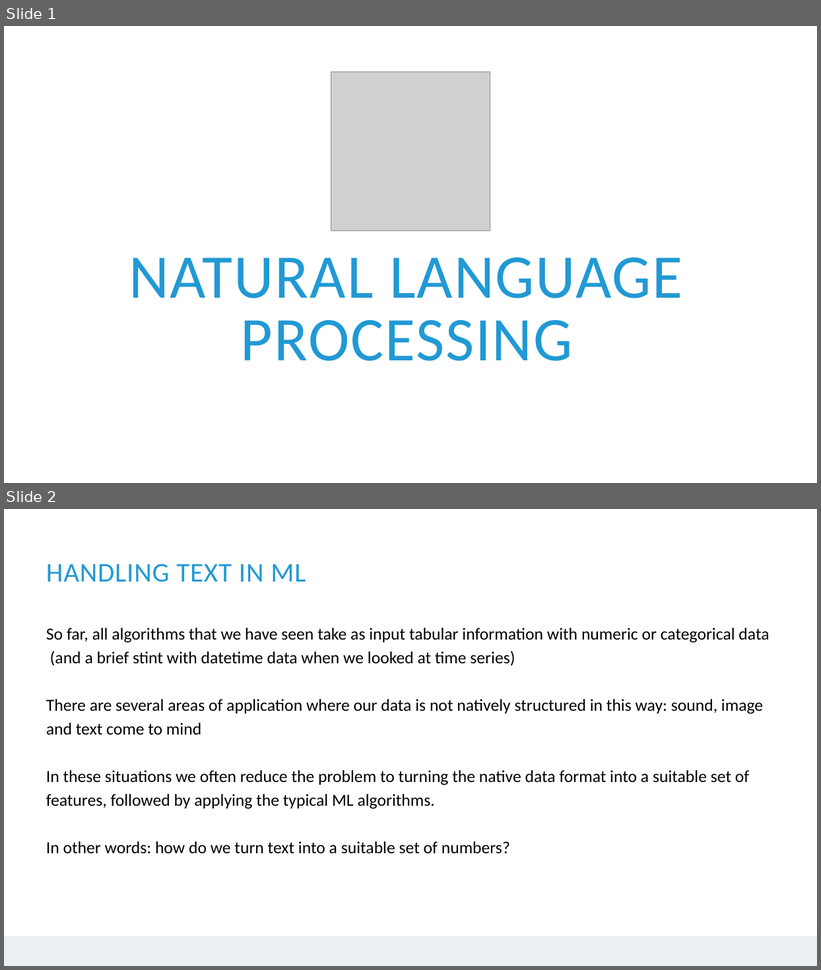
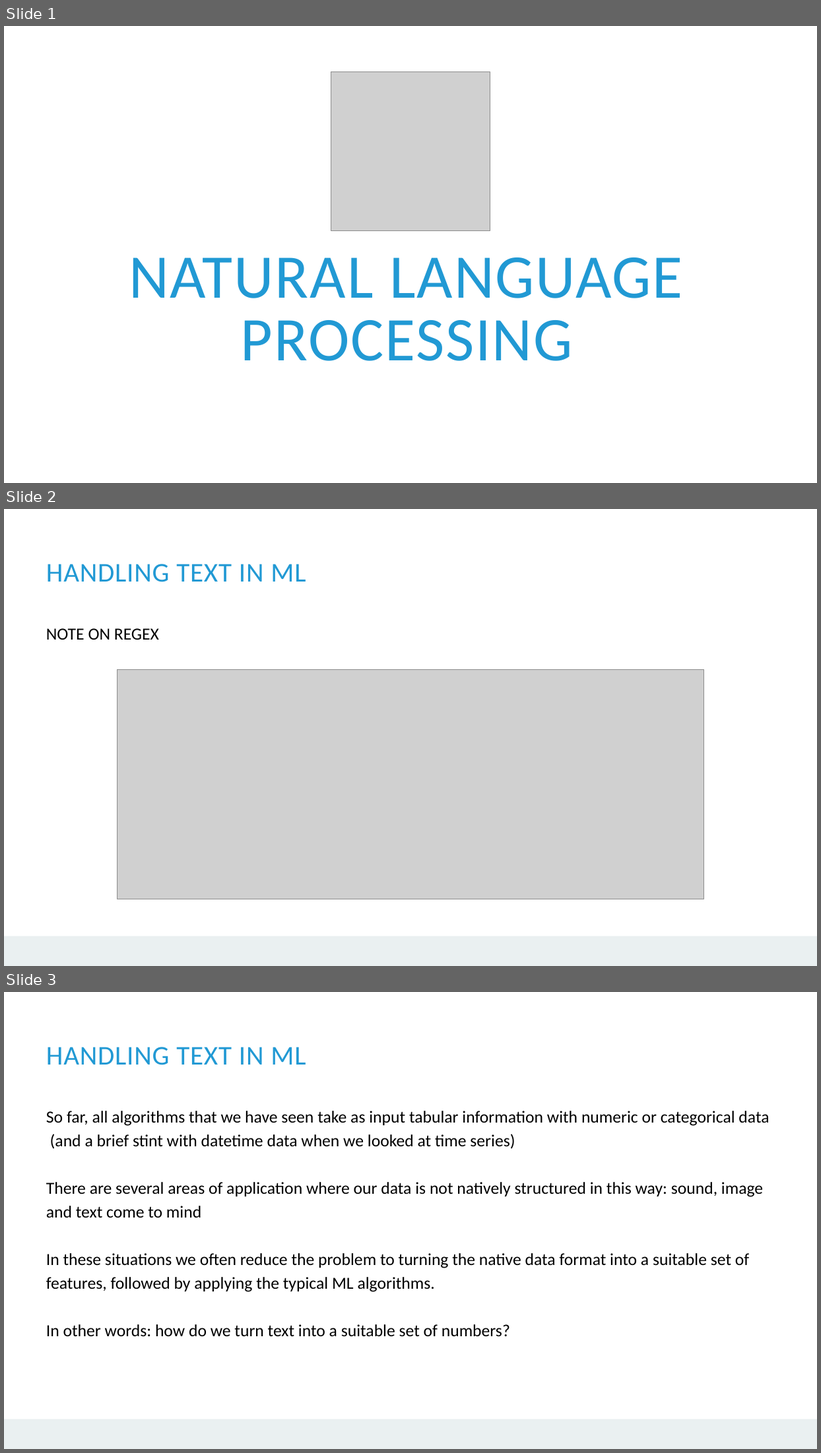
Before and after one commit to DSML-bootcamp/w6-nbs, a slide deck: D2/3. NLP.pptx. Shown one above the other, each under a label of ours: slides 1 and 2 before the commit, slides 1, 2 and 3 after it. The pictures are 821x970 and 821x1453 pixels, drawn with LibreOffice and Linux fonts; fonts in the diff are those of the drawing; grey boxes stand for pictures. Boxes give left, top, right and bottom in pixels: in the first picture for what was removed or moved away, otherwise in the second. Text is boxed around its words. In the diff, an @@ line names an element or a change of style, - is before the commit and + after.

```diff
--- a/D2/3. NLP.pptx
+++ b/D2/3. NLP.pptx
@@ slide 2 added at [4, 509, 817, 966], background #FFFFFF @@
@@ text added at [46, 564, 306, 582], 48 pt, text #2199D4 @@
+HANDLING TEXT IN ML
@@ text added at [46, 628, 159, 640], 30 pt, text #000000 @@
+NOTE ON REGEX
@@ picture added at [117, 670, 704, 899] @@
@@ rectangle added at [4, 936, 817, 966], fill #EAF0F1 @@
@@ what was slide 2 is now slide 3 @@
```
Also in this commit, not shown: 4 other files.
